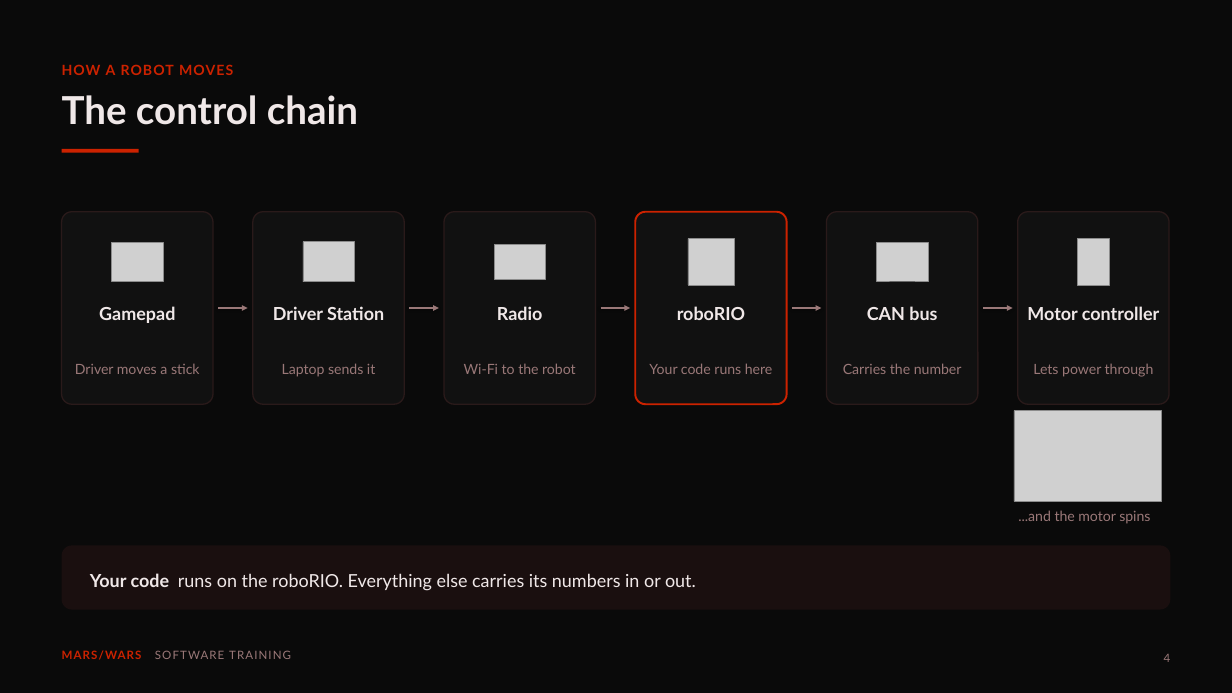
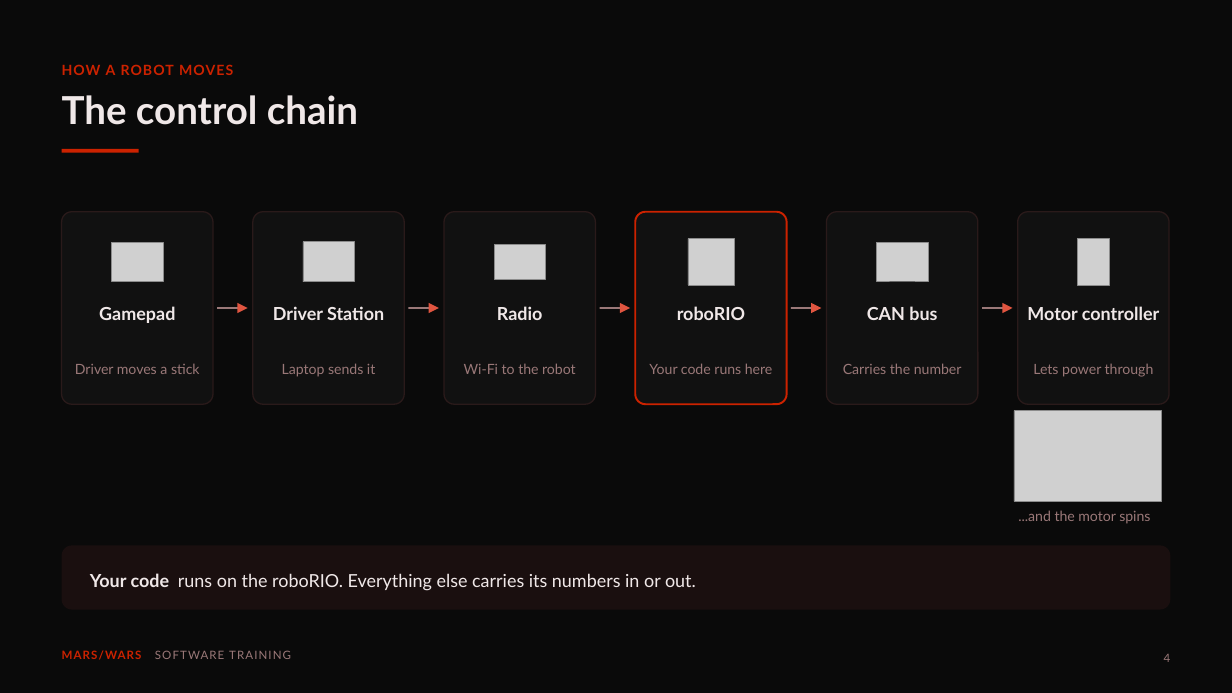
Before and after one commit to FRC-Team-4143/scriptum-lessons, a slide deck: slide 4 of deck1-motors-drivetrains.pptx. Drawn at 1232x693 pixels with LibreOffice and Linux fonts; fonts in the diff are those of the drawing; grey boxes stand for pictures. Boxes give left, top, right and bottom in pixels: in the first picture for what was removed or moved away, otherwise in the second. Text is boxed around its words. In the diff, an @@ line names an element or a change of style, - is before the commit and + after.

```diff
--- a/deck1-motors-drivetrains.pptx
+++ b/deck1-motors-drivetrains.pptx
@@ rectangle added at [217,307,240,309], fill #9A7878 @@
@@ arrow removed from (218, 308) to (248, 308) @@
@@ triangle added at [237,303,248,314], fill #E05540 @@
@@ rectangle added at [408,307,431,309], fill #9A7878 @@
@@ arrow removed from (410, 308) to (439, 308) @@
@@ triangle added at [429,303,439,314], fill #E05540 @@
@@ rectangle added at [599,307,622,309], fill #9A7878 @@
@@ arrow removed from (601, 308) to (630, 308) @@
@@ triangle added at [620,303,630,314], fill #E05540 @@
@@ rectangle added at [791,307,813,309], fill #9A7878 @@
@@ arrow removed from (792, 308) to (821, 308) @@
@@ triangle added at [811,303,822,314], fill #E05540 @@
@@ rectangle added at [982,307,1004,309], fill #9A7878 @@
@@ arrow removed from (983, 308) to (1013, 308) @@
@@ triangle added at [1002,303,1013,314], fill #E05540 @@
```
Also in this commit, not shown: 14 other slides changed.
